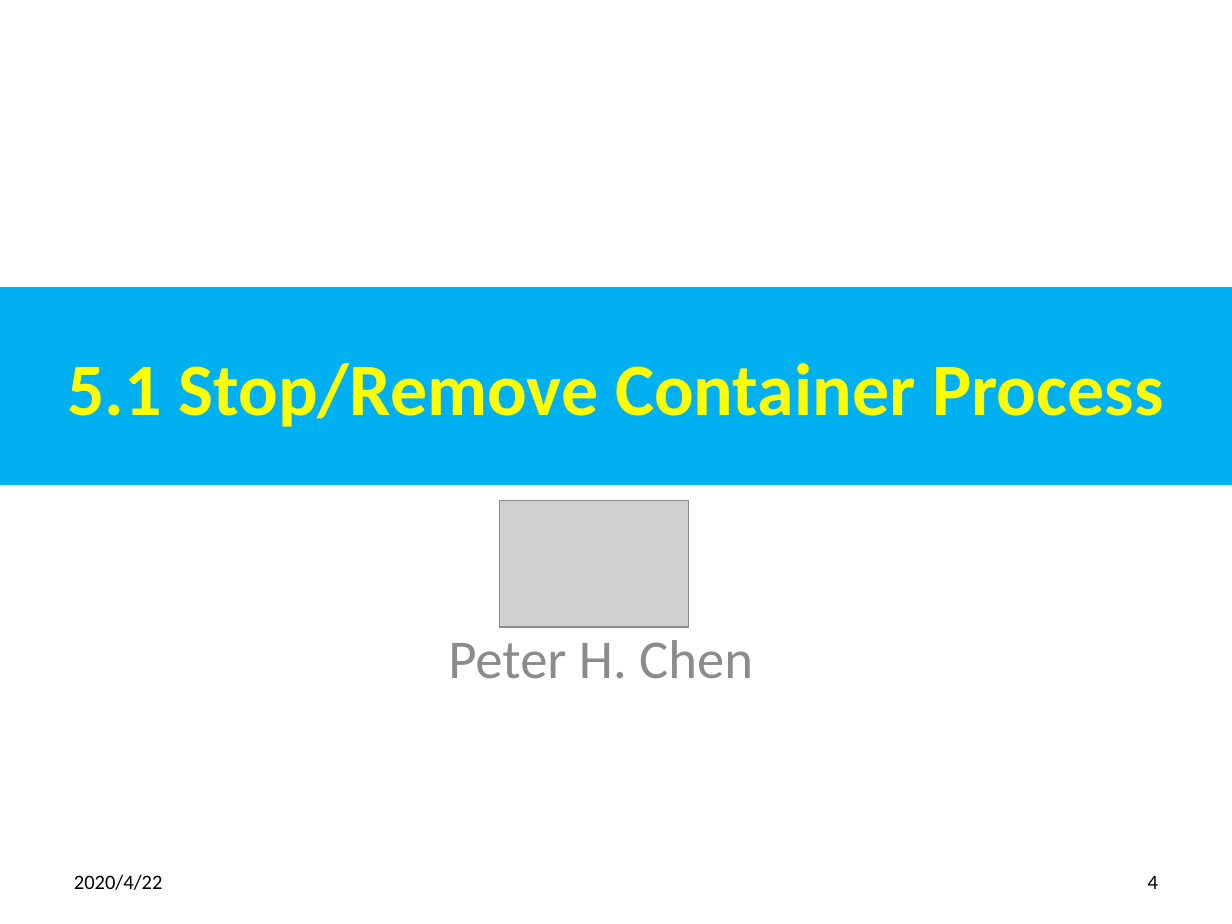
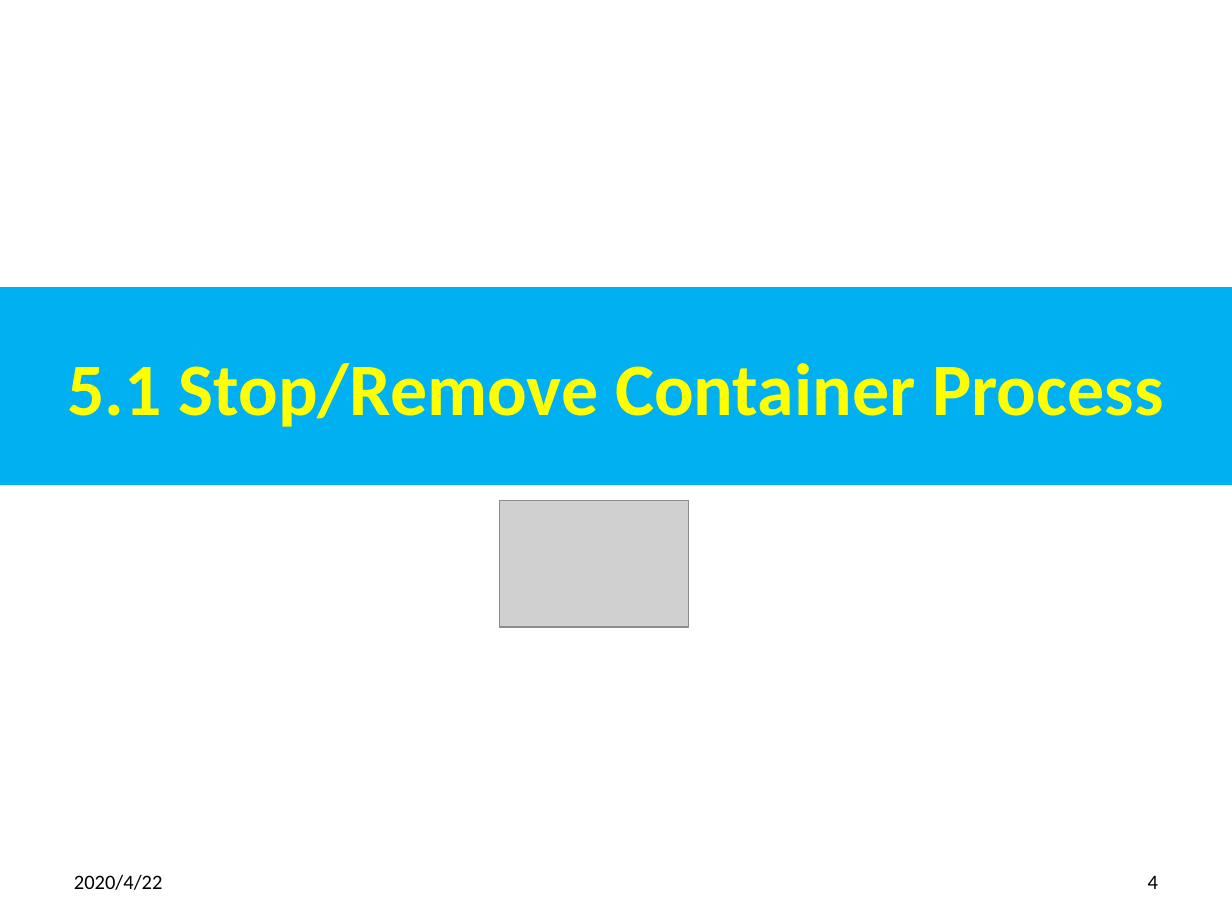
Before and after one commit to peterhchen/800-Docker, a slide deck: slide 4 of 05_DockerHub01.pptx. Drawn at 1232x924 pixels with LibreOffice and Linux fonts; fonts in the diff are those of the drawing; grey boxes stand for pictures. Boxes give left, top, right and bottom in pixels: in the first picture for what was removed or moved away, otherwise in the second. Text is boxed around its words. In the diff, an @@ line names an element or a change of style, - is before the commit and + after.

```diff
--- a/05_DockerHub01.pptx
+++ b/05_DockerHub01.pptx
@@ subtitle removed at [448,640,753,679] @@
-Peter H. Chen
```
Also in this commit, not shown: 2 other slides changed, 1 other file.
